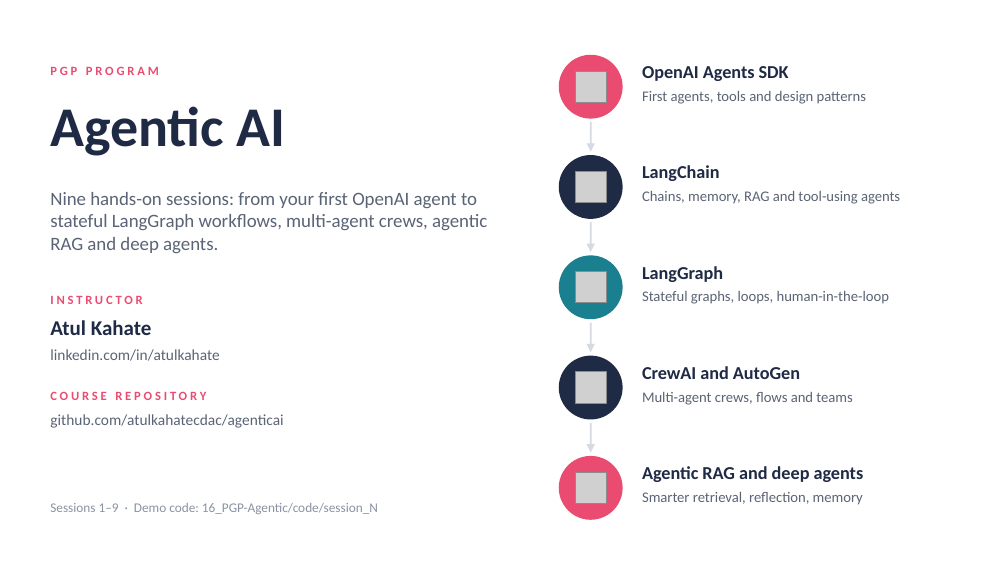
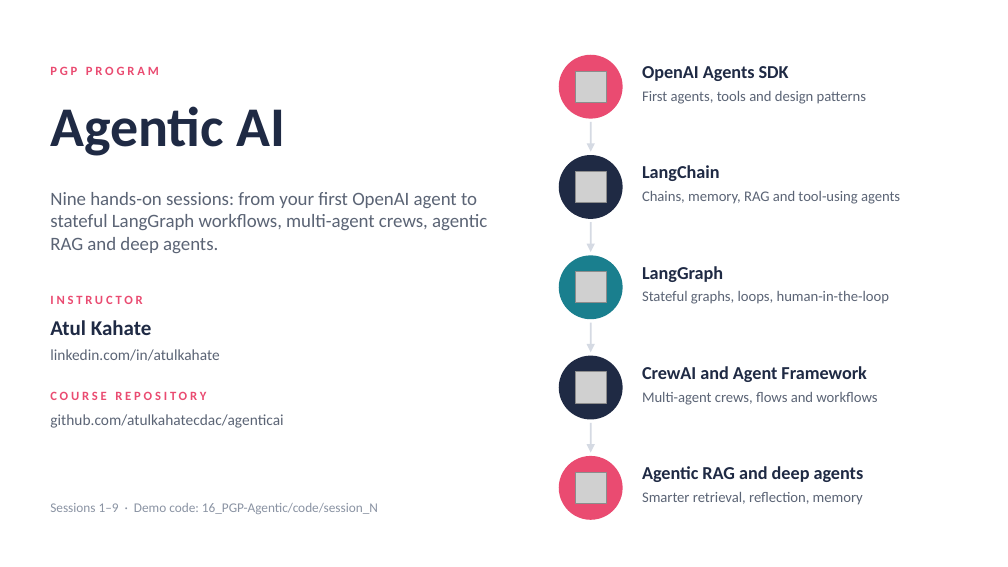
Before and after one commit to atulkahatecdac/agenticai, a slide deck: slide 1 of 16_PGP-Agentic/PGP_Agentic_AI.pptx. Drawn at 1008x567 pixels with LibreOffice and Linux fonts; fonts in the diff are those of the drawing; grey boxes stand for pictures. Boxes give left, top, right and bottom in pixels: in the first picture for what was removed or moved away, otherwise in the second. Text is boxed around its words. In the diff, an @@ line names an element or a change of style, - is before the commit and + after.

```diff
--- a/16_PGP-Agentic/PGP_Agentic_AI.pptx
+++ b/16_PGP-Agentic/PGP_Agentic_AI.pptx
@@ text at bbox=[642, 366, 867, 382]: text changed @@
-CrewAI and AutoGen
+CrewAI and Agent Framework
@@ text at bbox=[642, 392, 877, 405]: text changed @@
-Multi-agent crews, flows and teams
+Multi-agent crews, flows and workflows
```
Also in this commit, not shown: 3 other slides changed, 19 slides added, 10 slides removed, 31 other files.
